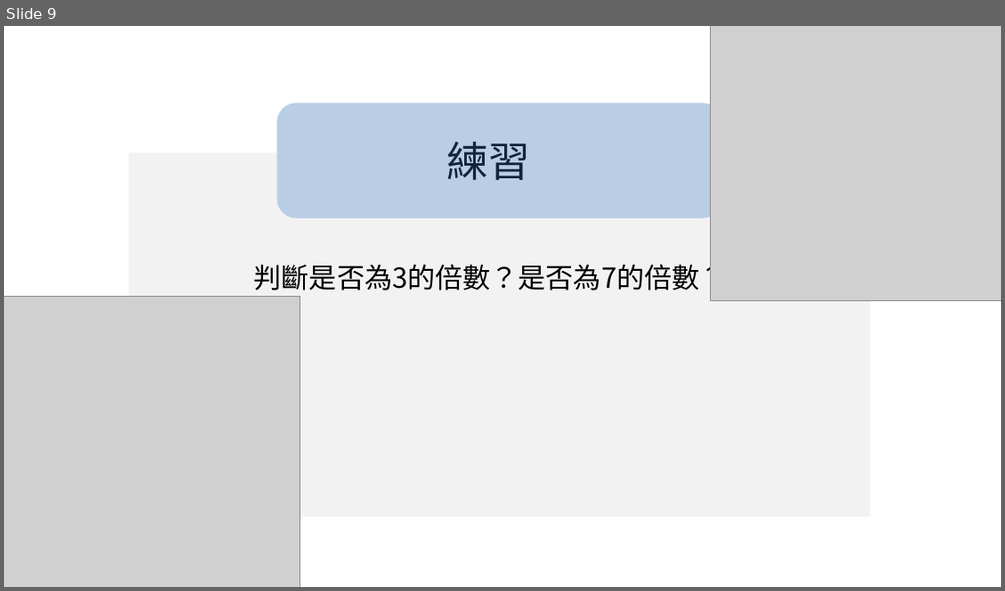
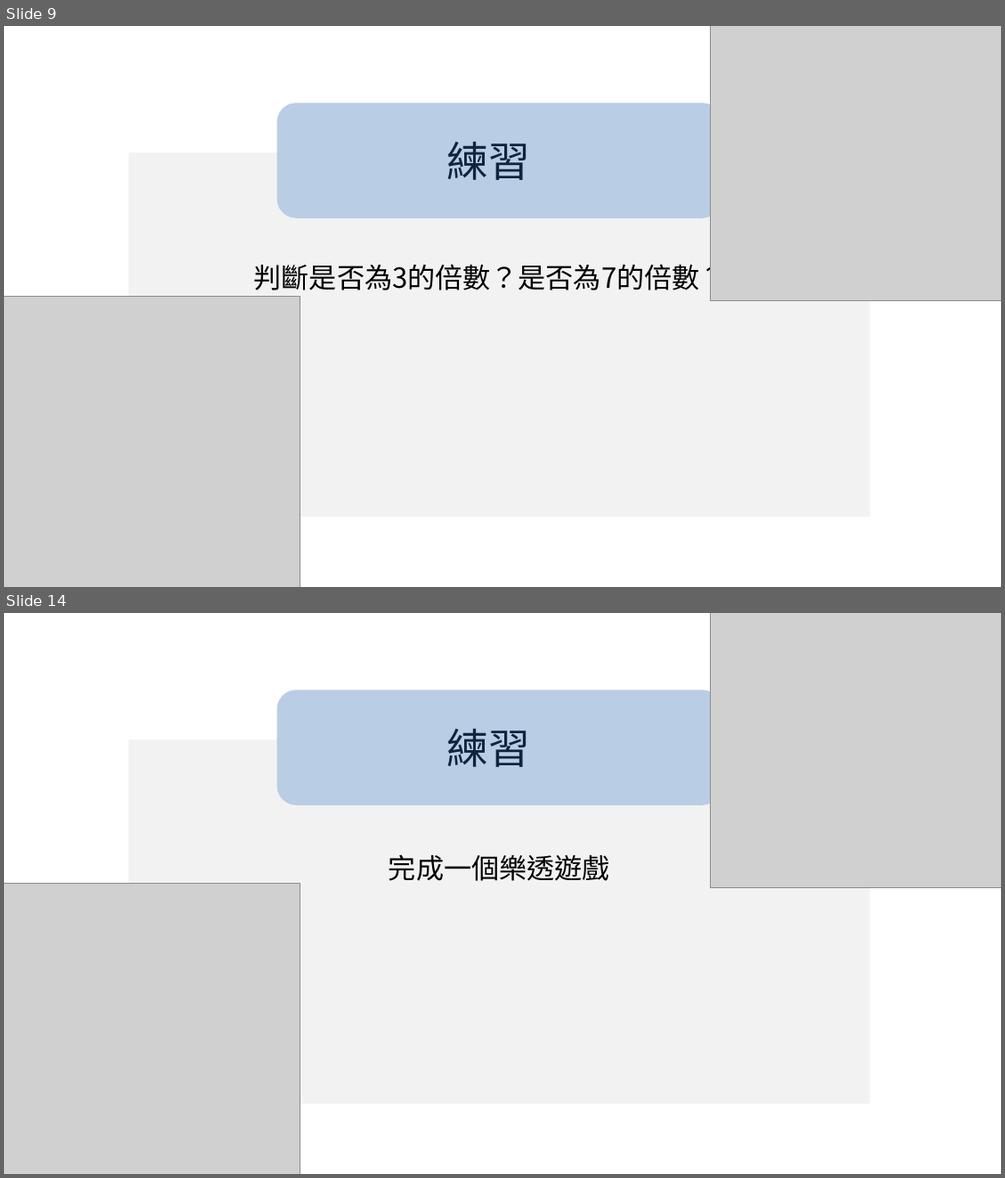
Before and after one commit to choco2001/ppt, a slide deck: phpppt.pptx. Shown one above the other, each under a label of ours: slide 9 before the commit, slides 9 and 14 after it; the slides between them are not shown. The pictures are 1005x591 and 1005x1178 pixels, drawn with LibreOffice and Linux fonts; fonts in the diff are those of the drawing; grey boxes stand for pictures. Boxes give left, top, right and bottom in pixels: in the first picture for what was removed or moved away, otherwise in the second. Text is boxed around its words. In the diff, an @@ line names an element or a change of style, - is before the commit and + after.

```diff
--- a/phpppt.pptx
+++ b/phpppt.pptx
@@ slide 14 added at bbox=[4, 613, 1001, 1174], background #FFFFFF @@
@@ picture added at bbox=[711, 613, 1001, 888] @@
@@ rounded rectangle added at bbox=[277, 690, 721, 805], fill #B9CDE5 @@
@@ rectangle added at bbox=[129, 739, 870, 1103], fill #F2F2F2 @@
@@ text added at bbox=[447, 729, 530, 767], 60 pt, text #0F243E @@
+練習
@@ text added at bbox=[388, 854, 610, 881], 40 pt, text #000000 @@
+完成一個樂透遊戲
@@ picture added at bbox=[4, 884, 299, 1174] @@
```
Also in this commit, not shown: 3 slides changed, 2 other slides added.
